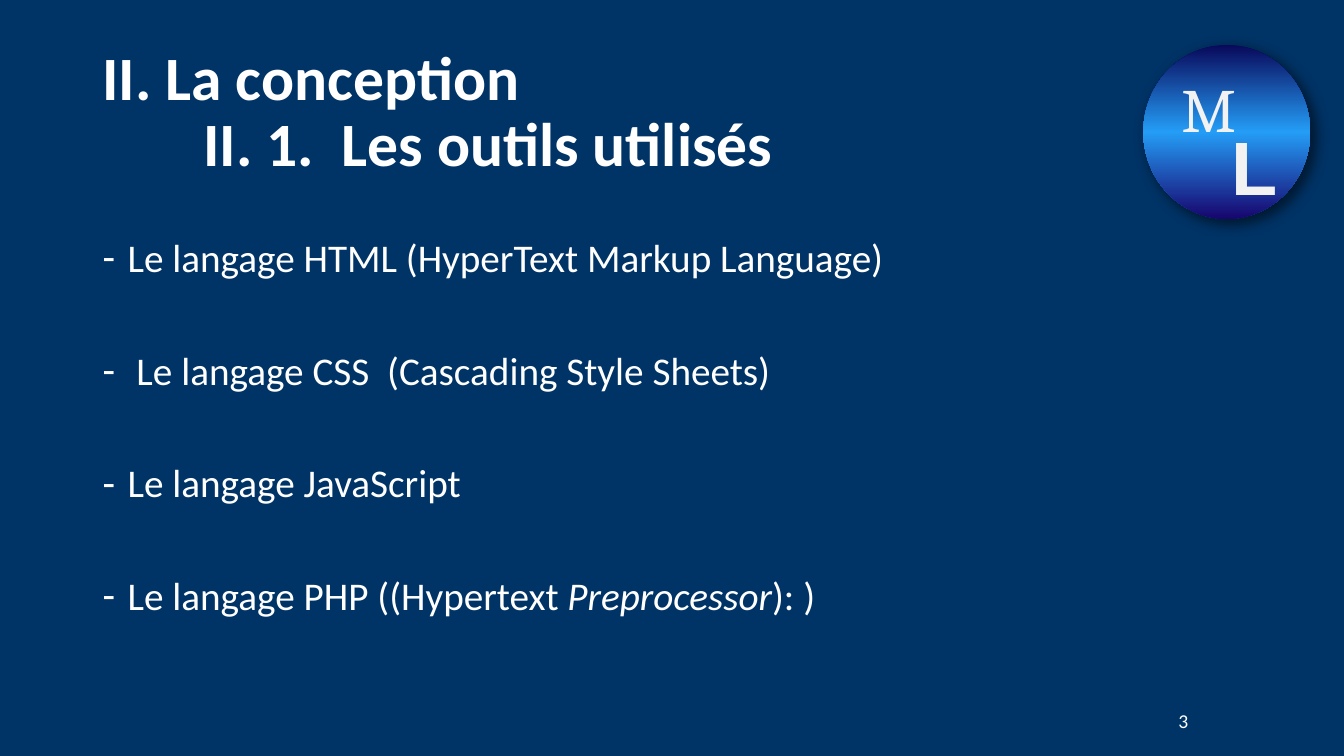
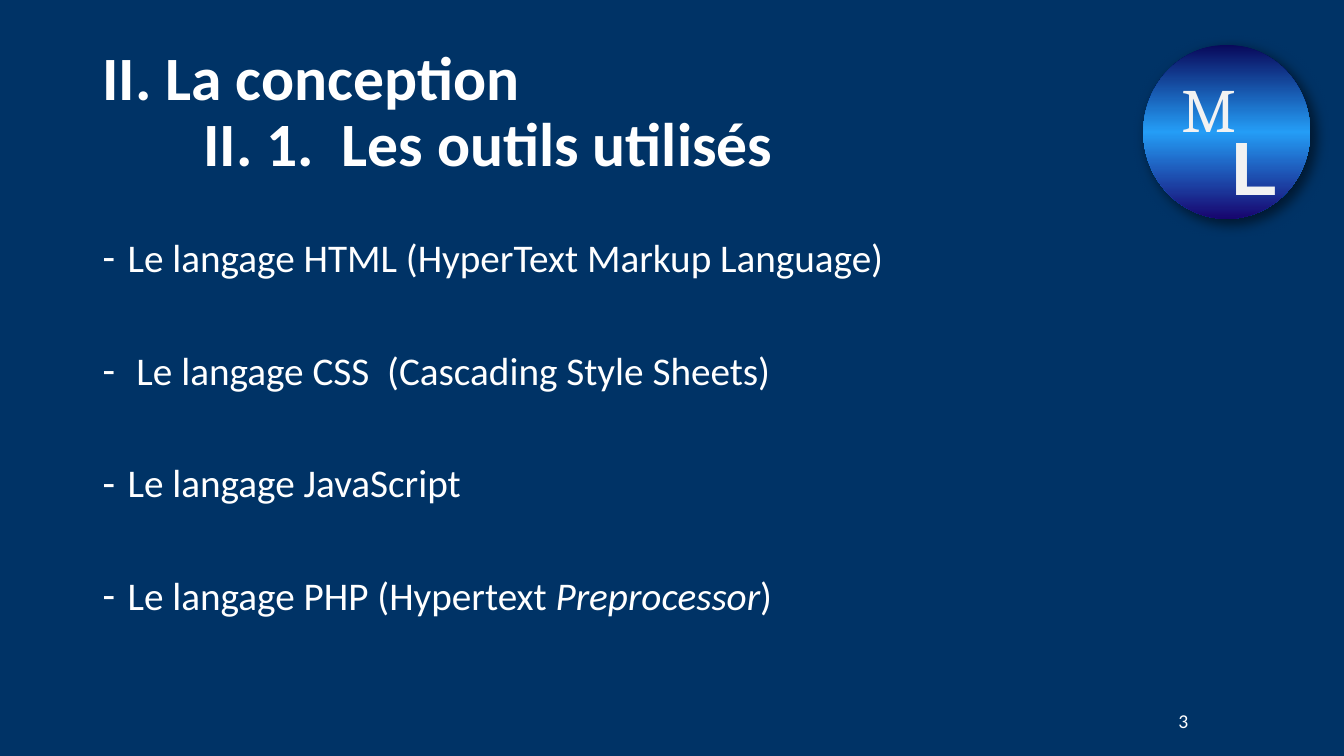
Before and after one commit to marc-wichegrod/montpeloisirs, a slide deck: slide 3 of Montpeloisirs F2.pptx. Drawn at 1344x756 pixels with LibreOffice and Linux fonts; fonts in the diff are those of the drawing; background and template pictures are left out. Boxes give left, top, right and bottom in pixels: in the first picture for what was removed or moved away, otherwise in the second. Text is boxed around its words. In the diff, an @@ line names an element or a change of style, - is before the commit and + after.

```diff
--- a/Montpeloisirs F2.pptx
+++ b/Montpeloisirs F2.pptx
@@ text at (128,581,773,617): text changed @@
-– Le langage PHP ((Hypertext Preprocessor): )
+– Le langage PHP (Hypertext Preprocessor)
```
Also in this commit, not shown: 2 other slides changed.
